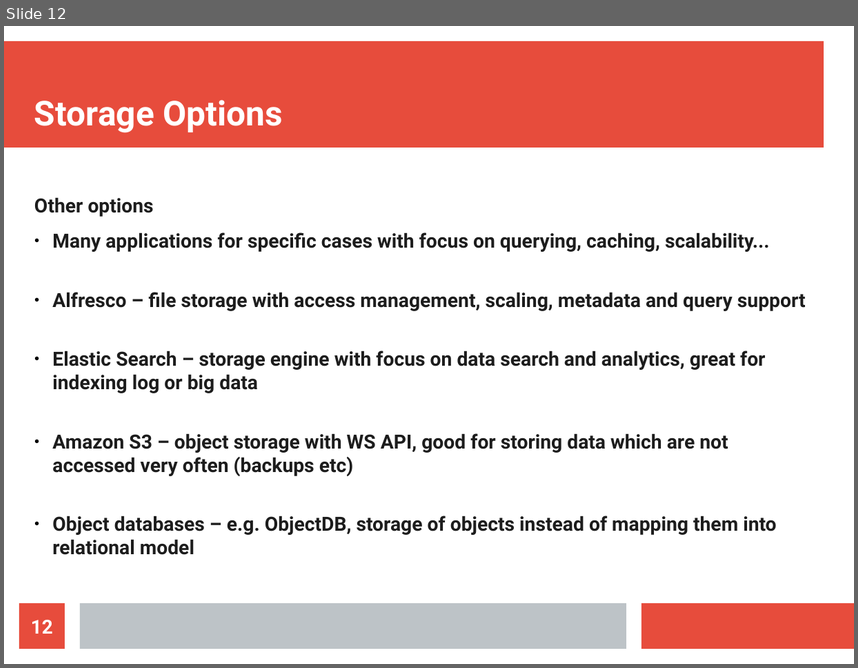
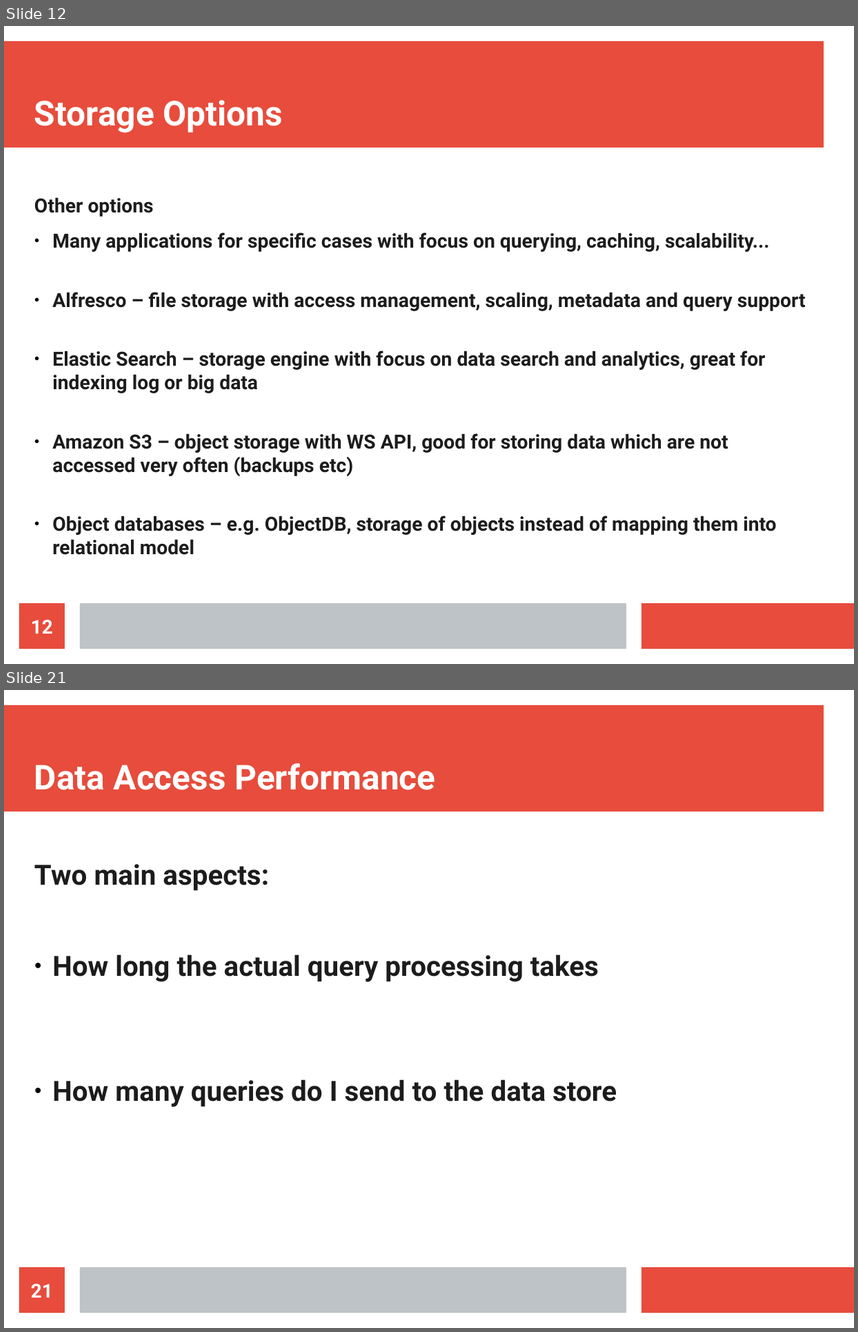
Before and after one commit to maxotta/pia-labs, a slide deck: lectures/persistence/01_persistence.odp. Shown one above the other, each under a label of ours: slide 12 before the commit, slides 12 and 21 after it; the slides between them are not shown. The pictures are 858x668 and 858x1332 pixels, drawn with LibreOffice and Linux fonts; fonts in the diff are those of the drawing. Boxes give left, top, right and bottom in pixels: in the first picture for what was removed or moved away, otherwise in the second. Text is boxed around its words. In the diff, an @@ line names an element or a change of style, - is before the commit and + after.

```diff
--- a/lectures/persistence/01_persistence.odp
+++ b/lectures/persistence/01_persistence.odp
@@ slide 21 added at (x1=4, y1=690, x2=854, y2=1328), background #FFFFFF; not listed: 3 template elements that a slide beside it also shows @@
@@ title added at (x1=34, y1=763, x2=435, y2=790), 32 pt, text #FFFFFF, bold @@
+Data Access Performance
@@ text added at (x1=34, y1=864, x2=617, y2=1107), 26 pt, text #1C1C1C, bold @@
+Two main aspects:
+● How long the actual query processing takes
+● How many queries do I send to the data store
@@ page number added at (x1=19, y1=1267, x2=65, y2=1312), fill #E74C3C, 18 pt, text #FFFFFF, bold @@
+21
```
Also in this commit, not shown: 28 other slides added, 1 slide removed, 2 other files.
